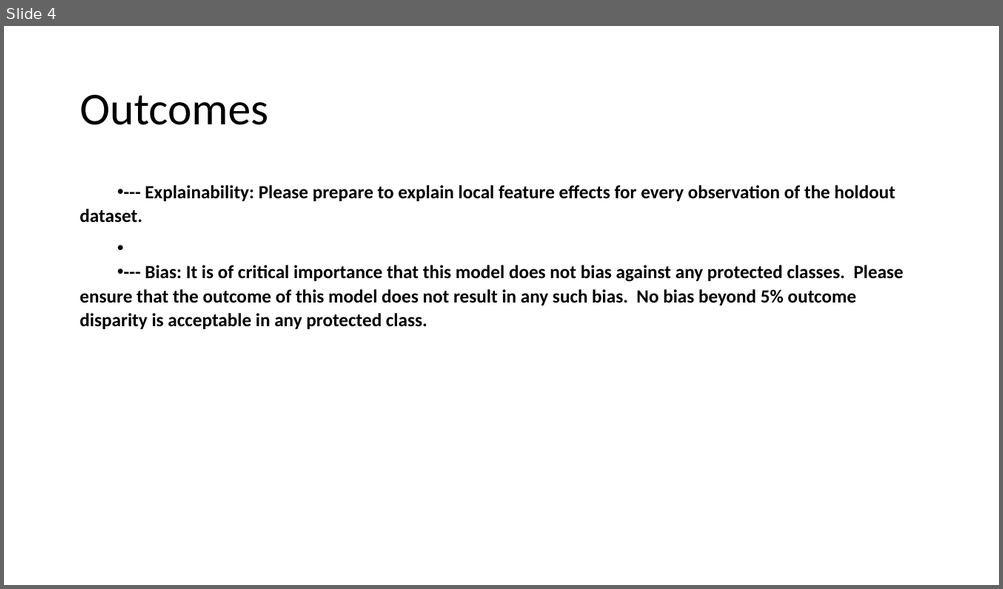
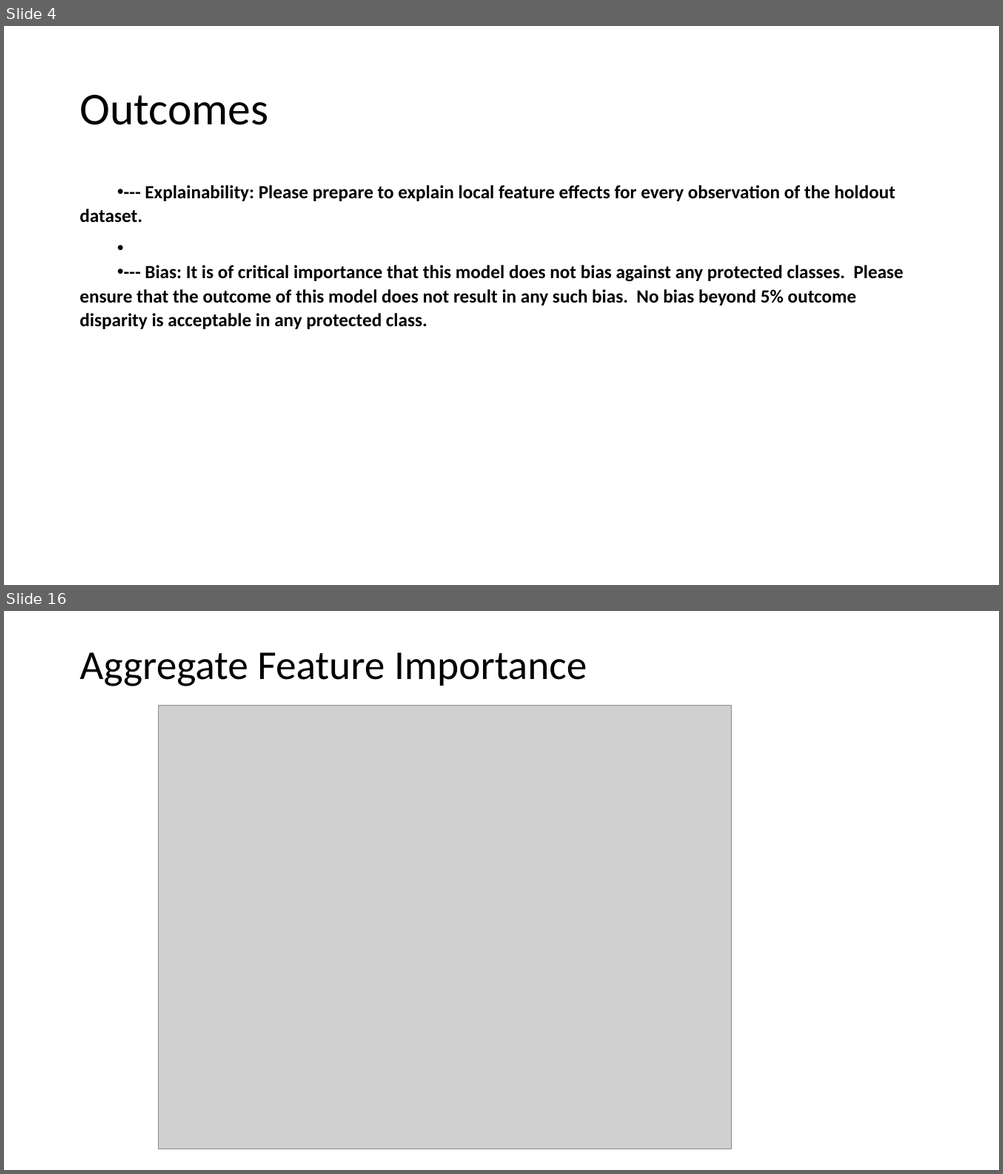
Before and after one commit to balakreshnan/DSinsider2020, a slide deck: insidermidway/Challenge B/Employee Turnover.pptx. Shown one above the other, each under a label of ours: slide 4 before the commit, slides 4 and 16 after it; the slides between them are not shown. The pictures are 1003x589 and 1003x1174 pixels, drawn with LibreOffice and Linux fonts; fonts in the diff are those of the drawing; grey boxes stand for pictures. Boxes give left, top, right and bottom in pixels: in the first picture for what was removed or moved away, otherwise in the second. Text is boxed around its words. In the diff, an @@ line names an element or a change of style, - is before the commit and + after.

```diff
--- a/insidermidway/Challenge B/Employee Turnover.pptx
+++ b/insidermidway/Challenge B/Employee Turnover.pptx
@@ slide 16 added at <box>4,611,999,1170</box>, background #FFFFFF @@
@@ title added at <box>79,652,586,686</box>, 39.6 pt, text #000000 @@
+Aggregate Feature Importance
@@ picture added at <box>159,706,731,1150</box> @@
```
Also in this commit, not shown: 14 other slides added, 1 other file.
